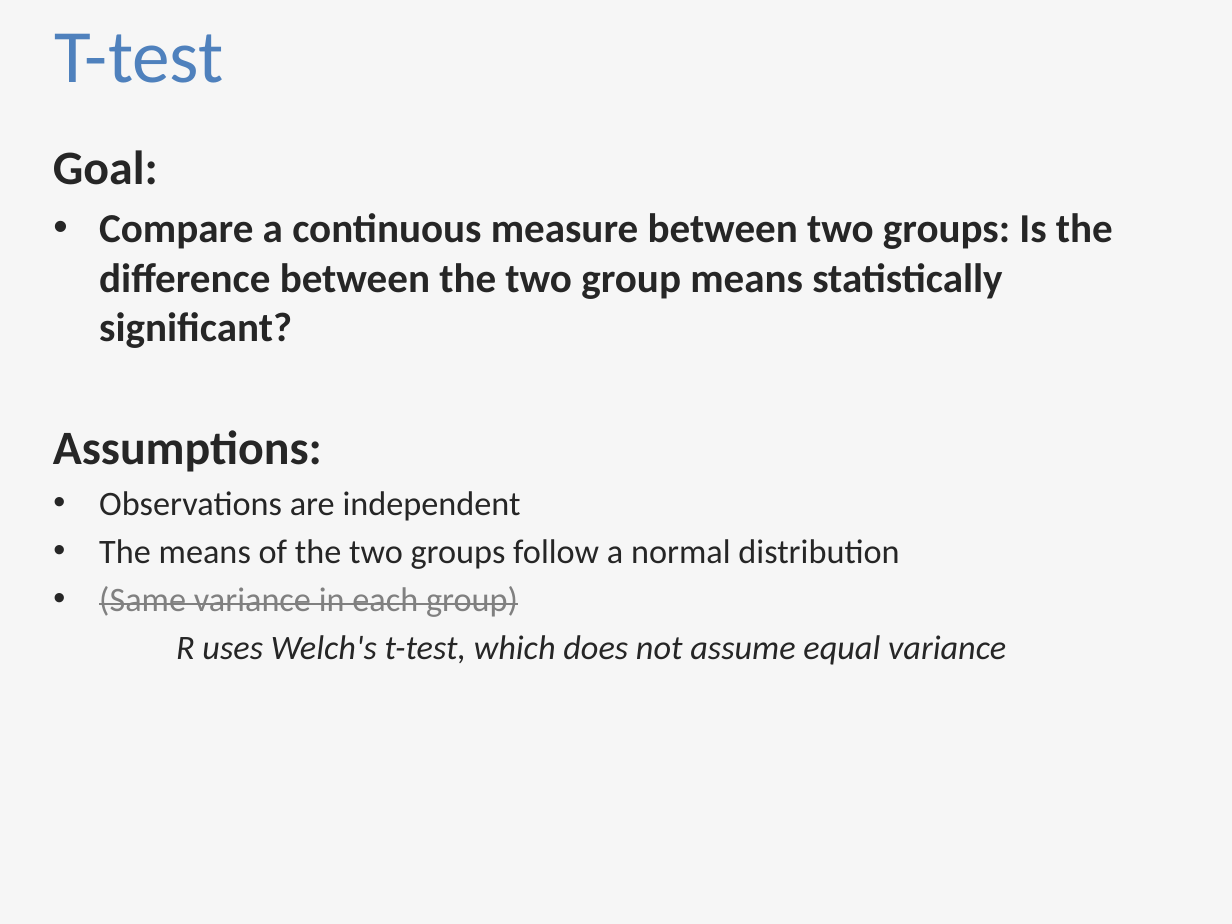
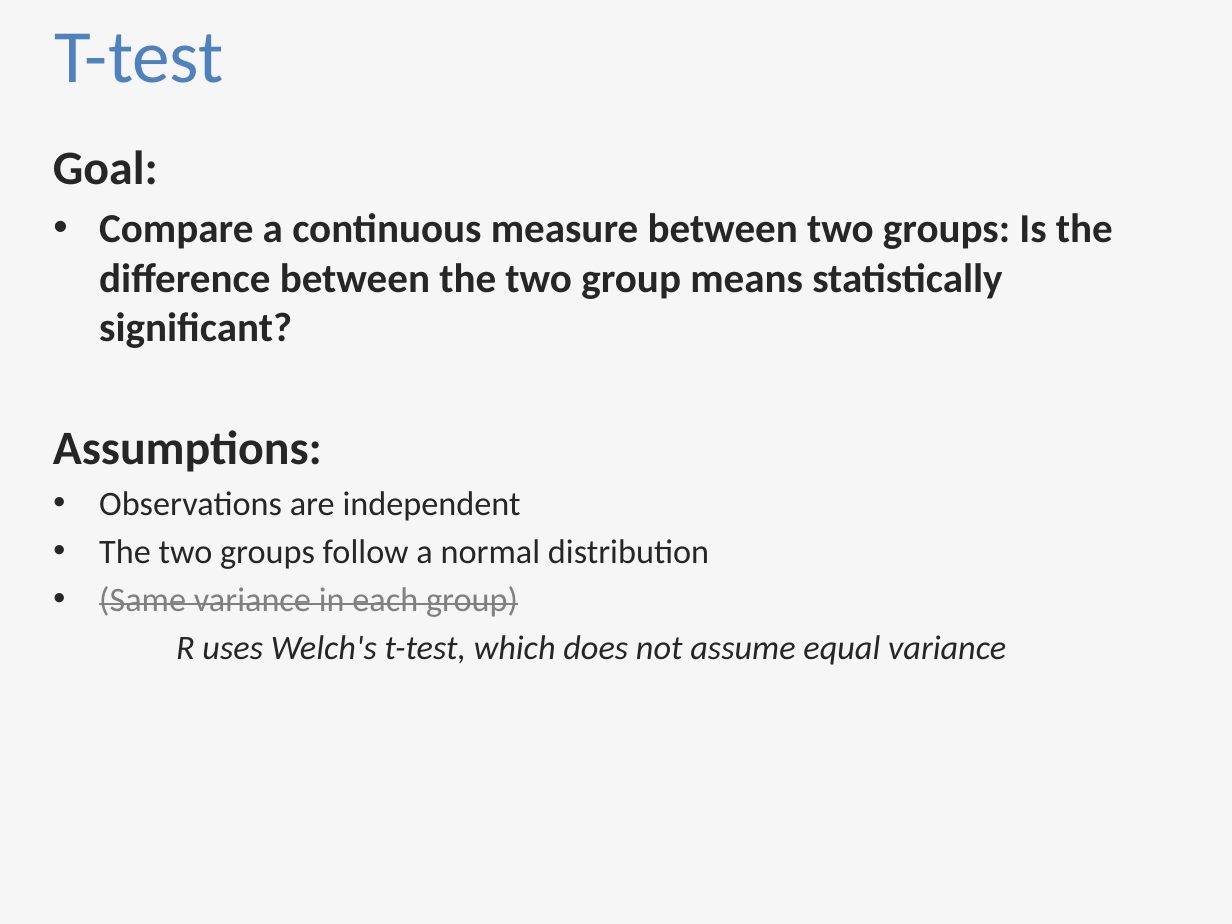
Before and after one commit to sib-swiss/first-steps-with-R-training, a slide deck: slide 9 of assets/pptx/First-steps-with-R_day2_afternoon.pptx. Drawn at 1232x924 pixels with LibreOffice and Linux fonts; fonts in the diff are those of the drawing. Boxes give left, top, right and bottom in pixels: in the first picture for what was removed or moved away, otherwise in the second. Text is boxed around its words. In the diff, an @@ line names an element or a change of style, - is before the commit and + after.

```diff
--- a/assets/pptx/First-steps-with-R_day2_afternoon.pptx
+++ b/assets/pptx/First-steps-with-R_day2_afternoon.pptx
@@ text at [99,539,709,569]: text changed @@
-• The means of the two groups follow a normal distribution
+• The two groups follow a normal distribution
```
Also in this commit, not shown: 7 other slides changed, 1 other file.
